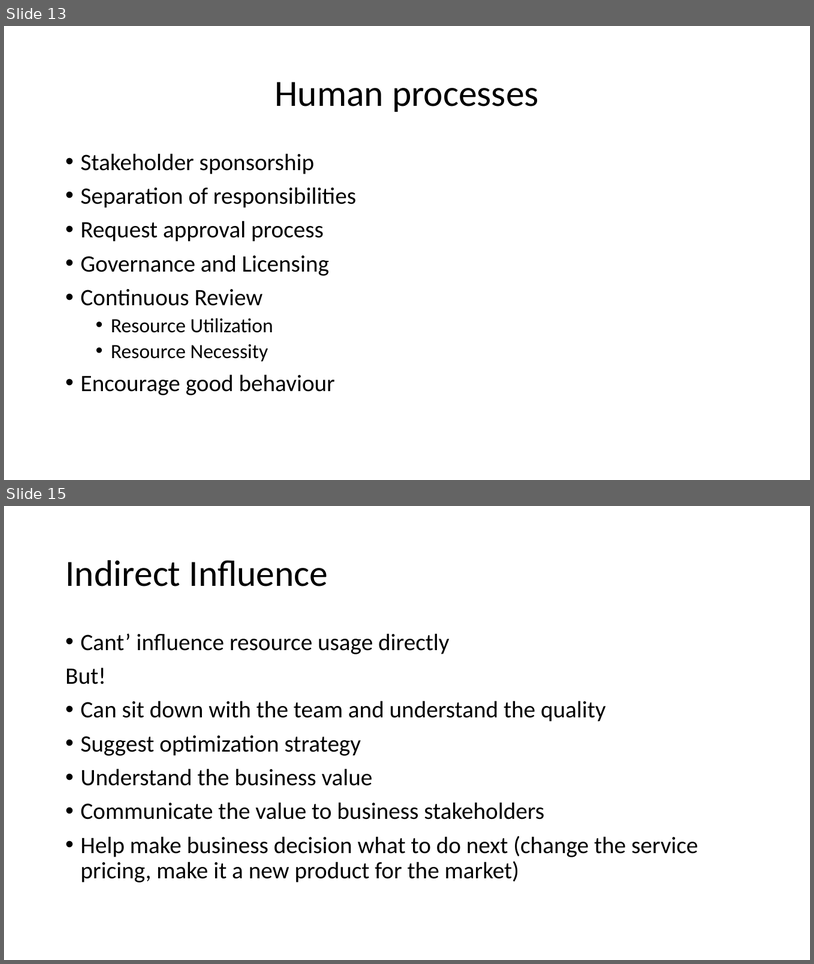
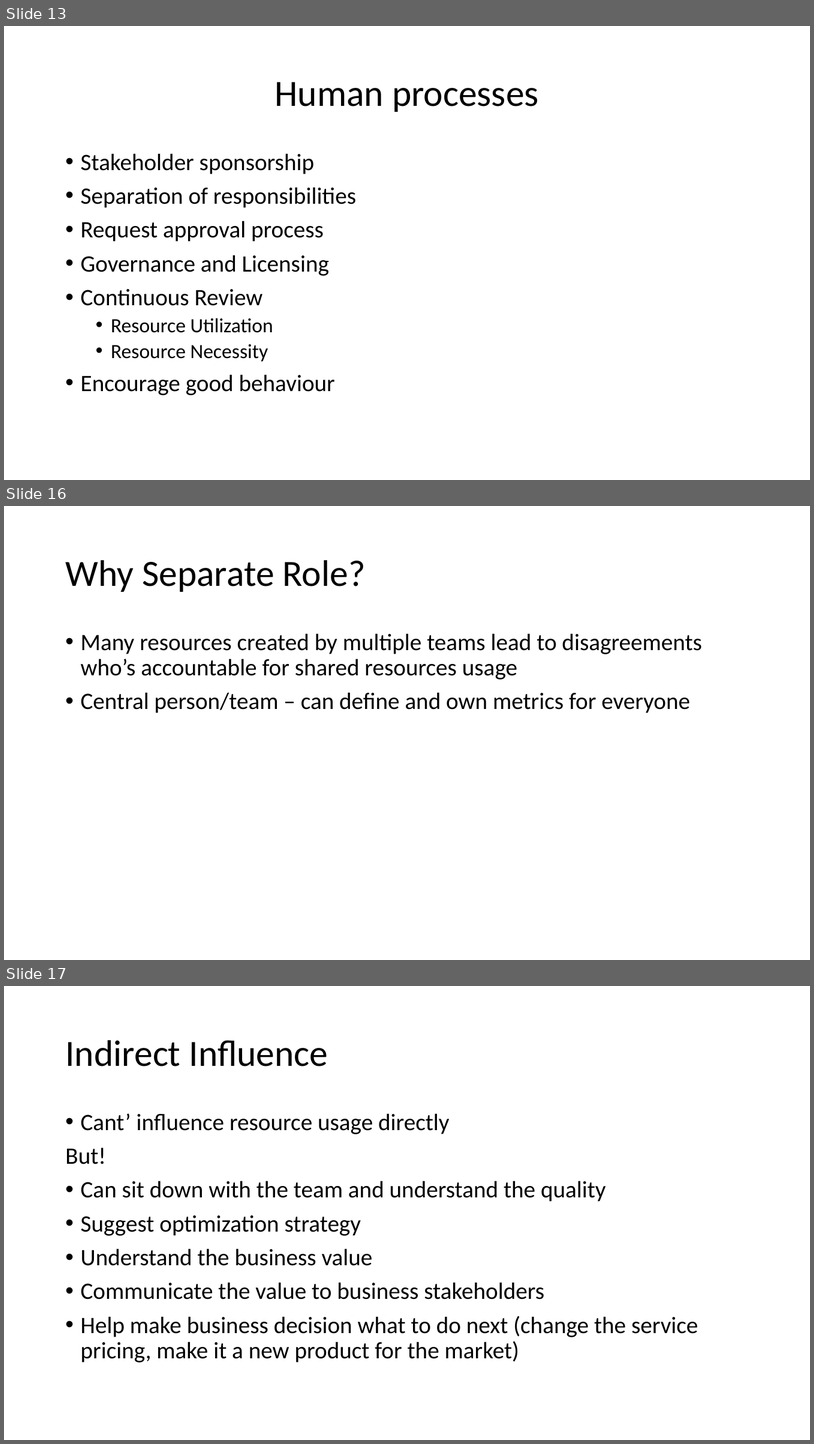
Before and after one commit to peterperov/MSFTCSA, a slide deck: 104-FinOps/Azure FinOps - Introduction.pptx. Shown one above the other, each under a label of ours: slides 13 and 15 before the commit, slides 13, 16 and 17 after it; the slides between them are not shown. The pictures are 814x964 and 814x1444 pixels, drawn with LibreOffice and Linux fonts; fonts in the diff are those of the drawing. Boxes give left, top, right and bottom in pixels: in the first picture for what was removed or moved away, otherwise in the second. Text is boxed around its words. In the diff, an @@ line names an element or a change of style, - is before the commit and + after.

```diff
--- a/104-FinOps/Azure FinOps - Introduction.pptx
+++ b/104-FinOps/Azure FinOps - Introduction.pptx
@@ slide 16 added at (x1=4, y1=506, x2=810, y2=960), background #FFFFFF @@
@@ title added at (x1=65, y1=560, x2=366, y2=592), 44 pt, text #000000 @@
+Why Separate Role?
@@ text added at (x1=81, y1=633, x2=702, y2=713), 28 pt, text #000000 @@
+• Many resources created by multiple teams lead to disagreements who’s accountable for shared resources usage
+• Central person/team – can define and own metrics for everyone
@@ what was slide 15 is now slide 17 @@
```
Also in this commit, not shown: 1 slide changed, 2 other slides added, 1 other file.
